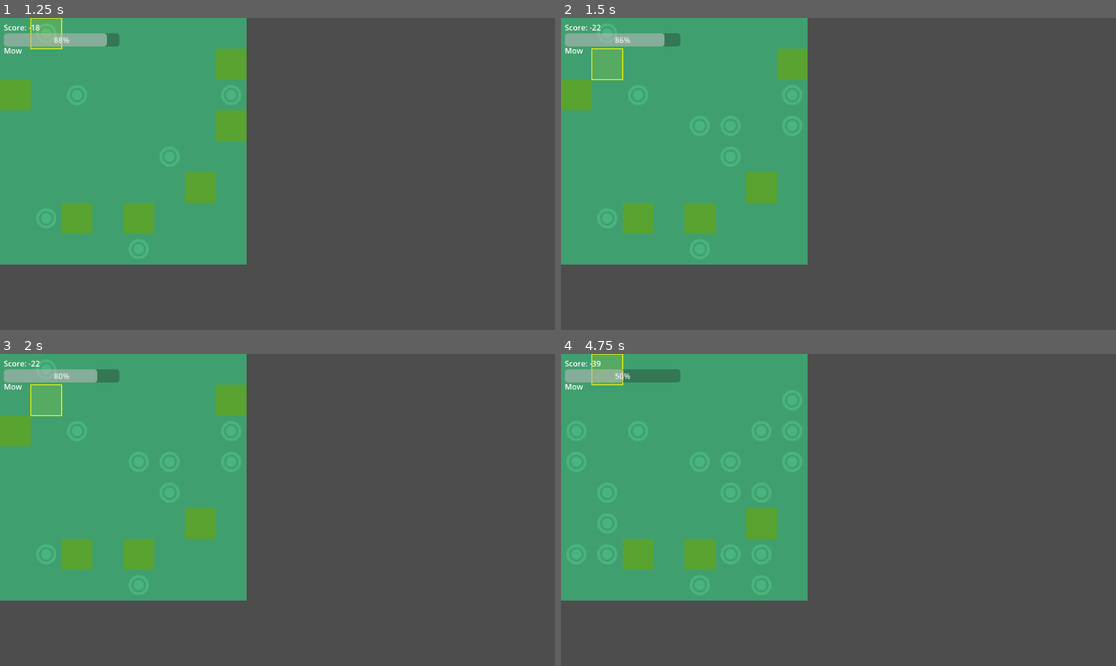
Above: before the commit, frames 1-4 (two rows, left to right).
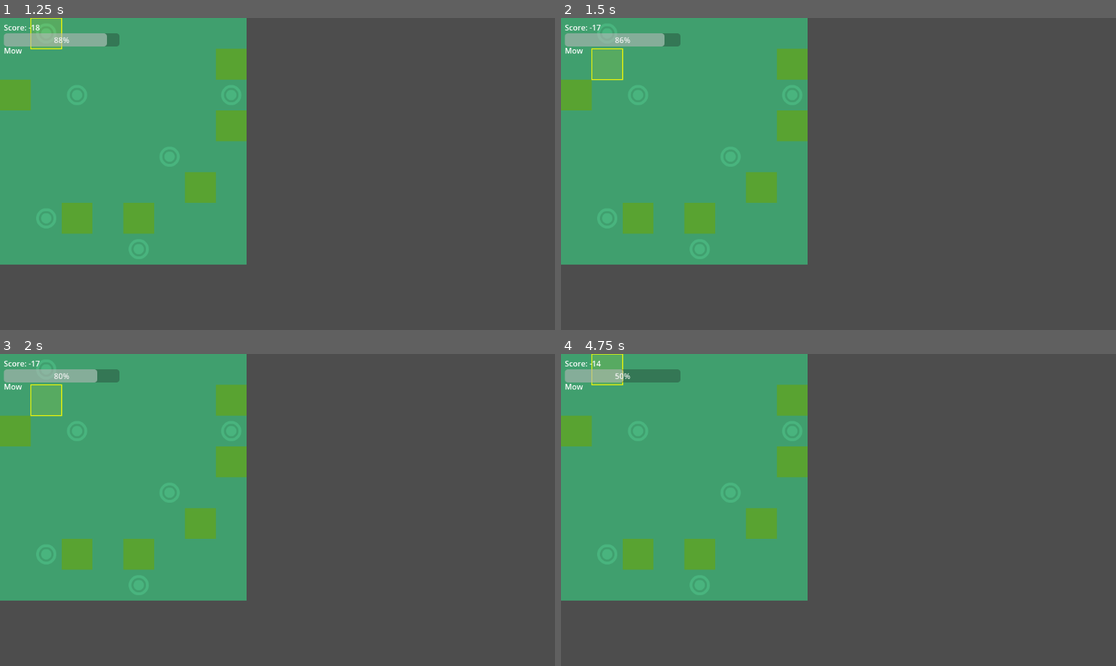
Above: after the commit, the same moments.

Repository: mcelroyian/lawndemonium
Game: Godot game, scene res://scenes/Main.tscn
The game is run twice, just before and just after one commit, with the same random seed, the same clock (stepped at 60 frames per second) and the same inputs.
Inputs:
- Up to frame 1 (1.25 s): tap Enter at 0.5 s; hold D (move_right) from 0.53 s (still down); hold Space (action) from 0.53 s (still down)
- Up to frame 2 (1.5 s): release D (move_right) at 1.28 s; release Space (action) at 1.28 s; hold S (move_down) from 1.28 s (still down); tap Space (action) at 1.35 s
- Up to frame 3 (2 s): keep holding S (move_down)
- Up to frame 4 (4.75 s): release S (move_down) at 2.03 s; hold D (move_right) 2.03-2.78 s; hold Tab (toggle_action) 2.03-2.78 s; tap Space (action) at 2.3, 2.85, 3.5, 4.55 s; tap Enter at 2.75, 4.25 s; hold W (move_up) 2.78-3.53 s; hold Space (action) 3.53-4.28 s; hold A (move_left) from 3.53 s (still down); tap Tab (toggle_action) at 4.35 s

Frame 1 is identical in both runs. In frame 2, 0.6% of the frame differs, in the area x 5-45%, y 2-40%; in frame 3, 0.6%; in frame 4, 1.7%, in the area x 0-45%, y 2-40%.

Commit message:
Enhance weed growth mechanics by adding eligible tile counting and adjusting spawn rates in Main and Board scripts

Diff:
--- a/scenes/Main.tscn
+++ b/scenes/Main.tscn
@@ -8,6 +8,7 @@
 
 [node name="Main" type="Node2D"]
 script = ExtResource("1")
+weed_spawn_chance_per_second = 0.025
 
 [node name="Board" type="TileMapLayer" parent="."]
 tile_set = ExtResource("2_vcsgt")
--- a/scripts/Board.gd
+++ b/scripts/Board.gd
@@ -123,6 +123,16 @@
 					s += SCORE_WEED
 	return s
 
+func count_eligible_weed_tiles() -> int:
+	# Eligible tiles are those that can become weeds per rules: BAD or OK
+	var c: int = 0
+	for y in range(GRID_SIZE.y):
+		for x in range(GRID_SIZE.x):
+			var t: int = tiles[y][x]
+			if t == BAD or t == OK:
+				c += 1
+	return c
+
 # --- Rendering helpers ---
 
 func _ensure_tileset() -> void:
--- a/scripts/Main.gd
+++ b/scripts/Main.gd
@@ -9,6 +9,11 @@
 var time_remaining: float = 180.0
 var threshold: int = 5
 var game_over: bool = false
+
+# Config: global target weeds spawned per minute across the whole board
+@export var weeds_per_minute: float = 3.0
+# Legacy: per-eligible-tile per-second chance; used only if weeds_per_minute <= 0
+@export var weed_spawn_chance_per_second: float = 0.005
 
 func _ready() -> void:
 	_ensure_input_map()
@@ -46,11 +51,8 @@
 func _on_player_action(cell: Vector2i, action: String) -> void:
 	if game_over:
 		return
-	var changed := false
 	if board.has_method("apply_player_action"):
-		changed = board.apply_player_action(cell, action)
-	if changed and board.has_method("apply_weed_rules"):
-		board.apply_weed_rules()
+		board.apply_player_action(cell, action)
 	_update_score_ui()
 	# Timer now advances with real time via TurnTimer
 	_check_game_over()
@@ -64,7 +66,7 @@
 
 func _check_game_over() -> void:
 	if time_remaining <= 0.0:
-		var win := _current_score() >= threshold
+		var win: bool = _current_score() >= threshold
 		game_over = true
 		if turn_timer:
 			turn_timer.stop()
@@ -77,7 +79,7 @@
 
 func _update_time_ui() -> void:
 	if ui and ui.has_method("set_time_ratio"):
-		var ratio := (time_remaining / total_time) if total_time > 0.0 else 0.0
+		var ratio: float = (time_remaining / total_time) if total_time > 0.0 else 0.0
 		ui.set_time_ratio(ratio)
 
 func _current_score() -> int:
@@ -95,10 +97,25 @@
 	if game_over:
 		return
 	# Tick down based on the timer's configured interval
-	var amount := 1.0
+	var amount: float = 1.0
 	if turn_timer:
 		# Make countdown 4x faster than before
 		amount = 20.0 * turn_timer.wait_time
+		# Apply weed growth based on config; stable global rate if set
+		if board and board.has_method("apply_weed_rules") and turn_timer:
+			var dt: float = float(turn_timer.wait_time)
+			var per_tick: float = 0.0
+			if weeds_per_minute > 0.0 and board.has_method("count_eligible_weed_tiles"):
+				var eligible: int = board.count_eligible_weed_tiles()
+				if eligible > 0:
+					var weeds_per_sec: float = weeds_per_minute / 60.0
+					var p_sec_per_tile: float = weeds_per_sec / float(eligible)
+					per_tick = 1.0 - pow(1.0 - clamp(p_sec_per_tile, 0.0, 1.0), dt)
+			else:
+				var p_sec: float = clamp(weed_spawn_chance_per_second, 0.0, 1.0)
+				per_tick = 1.0 - pow(1.0 - p_sec, dt)
+			if per_tick > 0.0:
+				board.apply_weed_rules(per_tick)
 	_tick_time(amount)
 	_check_game_over()
 
@@ -116,14 +133,14 @@
 	if not InputMap.has_action(action_name):
 		InputMap.add_action(action_name)
 	# Add keys if not present
-	var existing := InputMap.action_get_events(action_name)
+	var existing: Array = InputMap.action_get_events(action_name)
 	for key in keys:
-		var already := false
+		var already: bool = false
 		for ev in existing:
 			if ev is InputEventKey and ev.physical_keycode == key:
 				already = true
 				break
 		if not already:
-			var e := InputEventKey.new()
+			var e: InputEventKey = InputEventKey.new()
 			e.physical_keycode = key
 			InputMap.action_add_event(action_name, e)
Not shown, changed: projectDocs.md
